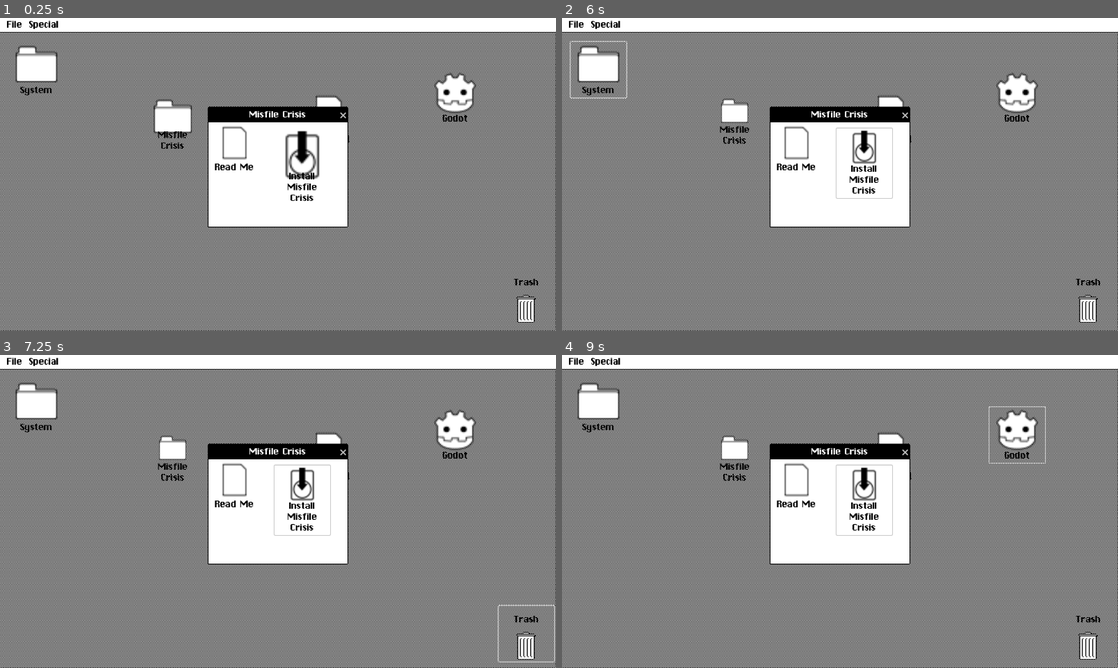
Above: before the commit, frames 1-4 (two rows, left to right).
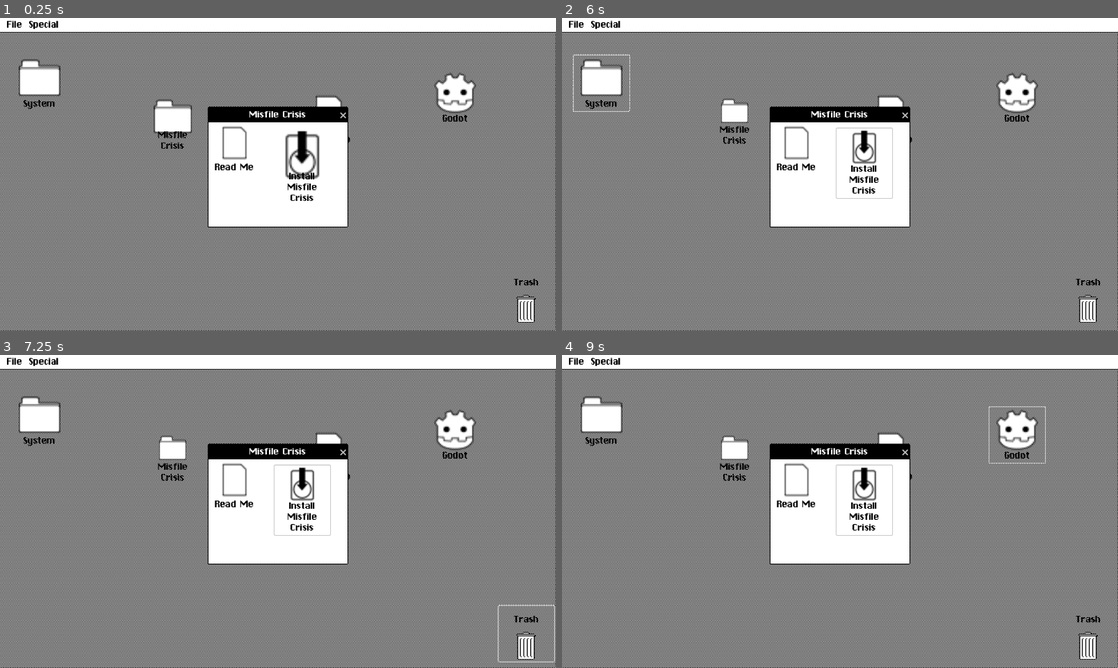
Above: after the commit, the same moments.

Repository: ee0pdt/gwj-78-erase
Game: Godot game, scene res://level/os1.tscn
Same seed, same stepped clock (60 frames per second), same inputs: the game is played once before the commit and once after it. This scene is started directly instead of the project's main scene. The engine's default icon, where the game draws it, is replaced by a stand-in: a white triangle on a blue panel in a dark square.
Inputs (mouse positions are in pixels of both pictures, inside the frame that each line leads up to):
- Up to frame 1 (0.25 s): no input
- Up to frame 2 (6 s): click (890, 118) at 0.5 s, where only the run before the commit has a clickable "Document"; click (890, 118) at 1.25 s, where only the run after the commit has a clickable "Cookie.zip"; click "Trash" at 2 s; click "Godot" at 2.75 s; click "Misfile Crisis" at 3.5 s; click "Read Me" at 4.25 s; click "Install Misfile Crisis" at 5 s; click "System" at 5.75 s
- Up to frame 3 (7.25 s): click "Trash" at 6.5 s
- Up to frame 4 (9 s): click (890, 455) at 7.25 s, where only the run before the commit has a clickable "Document"; click (890, 455) at 8 s, where only the run after the commit has a clickable "Cookie.zip"; click "Godot" at 8.75 s

The runs differ from the first frame. In frame 1, 0.9% of the frame differs, in the area x 2-63%, y 8-40%; in frame 2, 1.1%, in the area x 1-63%, y 7-40%; in frame 3, 0.9%; in frame 4, 0.9%.

Commit message:
Fixing critical file

Diff:
--- a/info_window/info_window.gd
+++ b/info_window/info_window.gd
@@ -1,7 +1,8 @@
 extends Window
 
 
-func set_info(file: FileSystemItem) -> void:
+func set_info(file: FileSystemItem, unit: String) -> void:
 	%FileName.text = file.text
 	%FileType.text = file.get_type()
-	%FileSize.text = str(file.file_size)
+	%FileSize.text = str(file.file_size, unit)
+	%FileCritical.text = "True" if file.system_file else "False"
--- a/info_window/info_window.tscn
+++ b/info_window/info_window.tscn
@@ -51,3 +51,15 @@
 unique_name_in_owner = true
 layout_mode = 2
 text = "Name:"
+
+[node name="HBoxContainer4" type="HBoxContainer" parent="PanelContainer/VBoxContainer"]
+layout_mode = 2
+
+[node name="CriticalSystemFile" type="Label" parent="PanelContainer/VBoxContainer/HBoxContainer4"]
+layout_mode = 2
+text = "Critical System File?:"
+
+[node name="FileCritical" type="Label" parent="PanelContainer/VBoxContainer/HBoxContainer4"]
+unique_name_in_owner = true
+layout_mode = 2
+text = "Name:"
--- a/level/level.gd
+++ b/level/level.gd
@@ -11,7 +11,10 @@
 @onready var state_machine: StateMachine = $StateMachine
 
 
+var unit: String
+
 func _ready() -> void:
+	unit = "GB" if os_version == 3.0 else "MB"
 	%SoundStartup.play()
 
 
@@ -36,7 +39,7 @@
 
 	print("Getting info")
 
-	%InfoWindow.set_info(currently_selected_item)
+	%InfoWindow.set_info(currently_selected_item, unit)
 	%InfoWindow.show()
 
 
@@ -82,7 +85,6 @@
 	elif space_available >= required_space_for_install:
 		%InstallWindow.set_info("Installation commencing...")
 	else:
-		var unit = "GB" if os_version == 3.0 else "MB"
 		var info = str("Not enough room to install. You need ", required_space_for_install - space_available, unit, " more. Try deleting some files.")
 		%InstallWindow.set_info(info)
 
@@ -105,7 +107,7 @@
 		state_machine.transition_to("transition")
 		GameEvents.downgrade.emit()
 	else:
-		var info = str("Not enough room to expand downgrader. You need ", required_space_for_downgrade - space_available, "GB more. Try deleting some files.")
+		var info = str("Not enough room to expand downgrader. You need ", required_space_for_downgrade - space_available, unit, " more. Try deleting some files.")
 		%InstallWindow.set_info(info)
 		%InstallWindow.show()
 
--- a/level/os1.tscn
+++ b/level/os1.tscn
@@ -53,6 +53,7 @@
 theme = ExtResource("1_1b1c6")
 script = ExtResource("2_1d7e5")
 os_version = 1.0
+hard_drive_capacity = 50.0
 metadata/_edit_horizontal_guides_ = [191.0]
 
 [node name="Desktop" type="Panel" parent="."]
@@ -92,13 +93,16 @@
 hover_icon_file = "uid://feithyqiyd3"
 screen = NodePath("")
 
-[node name="Document" parent="Desktop" instance=ExtResource("4_7hnyc")]
+[node name="Cookie" parent="Desktop" instance=ExtResource("4_7hnyc")]
 layout_mode = 0
 offset_left = 694.0
 offset_top = 169.0
 offset_right = 822.0
 offset_bottom = 297.0
+text = "Cookie.zip"
 icon = ExtResource("7_2cq1c")
+file_contents = "Cookie cookie cookie"
+file_size = 12.1
 infected = true
 
 [node name="Application" parent="Desktop" instance=ExtResource("5_euys8")]
@@ -143,10 +147,10 @@
 
 [node name="SystemFolder" parent="Desktop" instance=ExtResource("8_euys8")]
 layout_mode = 0
-offset_left = 21.0
-offset_top = 56.0
-offset_right = 149.0
-offset_bottom = 184.0
+offset_left = 28.0
+offset_top = 87.0
+offset_right = 156.0
+offset_bottom = 215.0
 text = "System"
 icon = ExtResource("9_3bxrh")
 
